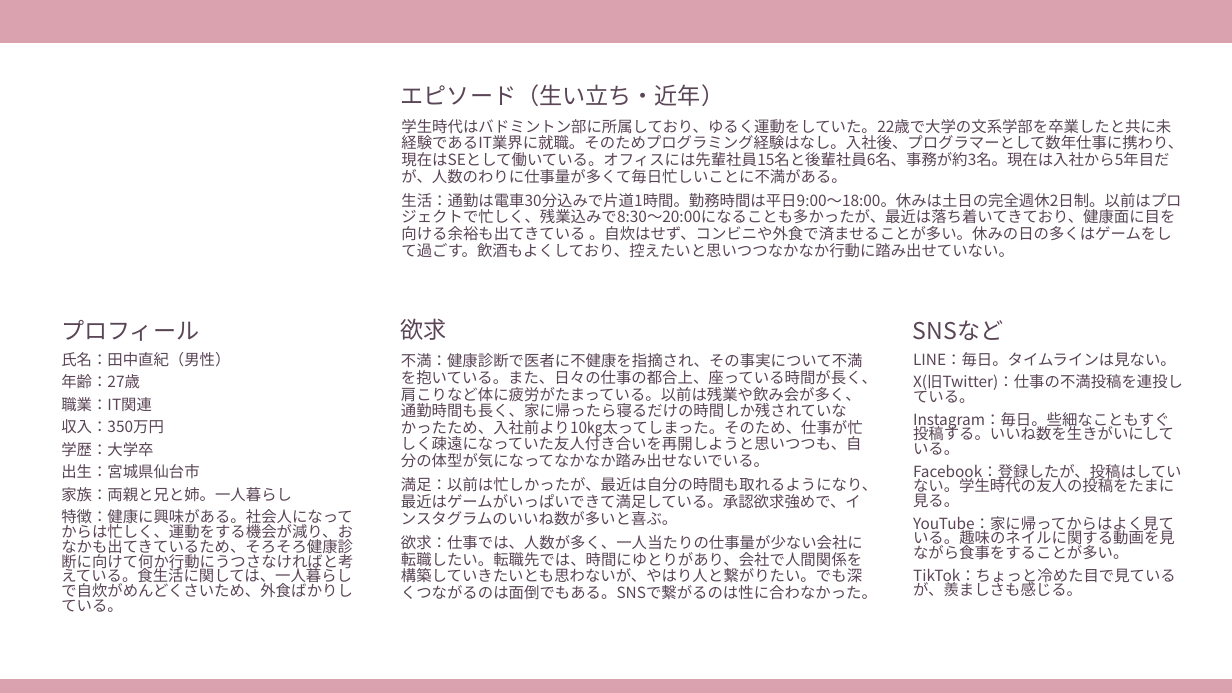
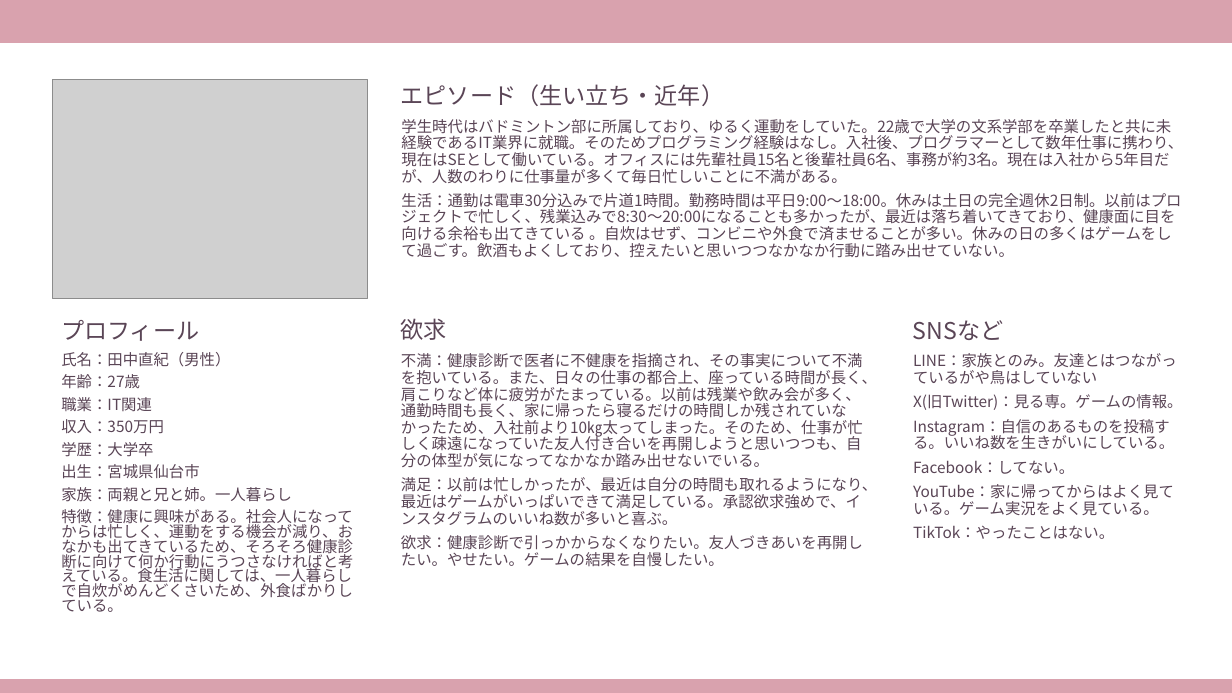
Before and after one commit to plusdojo2024/E2, a slide deck: slide 2 of doc/01_ペルソナ設定シート.pptx. Drawn at 1232x693 pixels with LibreOffice and Linux fonts; fonts in the diff are those of the drawing; grey boxes stand for pictures. Boxes give left, top, right and bottom in pixels: in the first picture for what was removed or moved away, otherwise in the second. Text is boxed around its words. In the diff, an @@ line names an element or a change of style, - is before the commit and + after.

Commit message:
ペルソナシートの更新

```diff
--- a/doc/01_ペルソナ設定シート.pptx
+++ b/doc/01_ペルソナ設定シート.pptx
@@ picture added at (52,79,368,298) @@
@@ text at (913,353,1183,539): text changed @@
-LINE：毎日。タイムラインは見ない。
-X(旧Twitter)：仕事の不満投稿を連投している。
-Instagram：毎日。些細なこともすぐ投稿する。いいね数を生きがいにしている。
-Facebook：登録したが、投稿はしていない。学生時代の友人の投稿をたまに見る。
-YouTube：家に帰ってからはよく見ている。趣味のネイルに関する動画を見ながら食事をすることが多い。
-TikTok：ちょっと冷めた目で見ているが、羨ましさも感じる。
+LINE：家族とのみ。友達とはつながっているがや鳥はしていない
+X(旧Twitter)：見る専。ゲームの情報。
+Instagram：自信のあるものを投稿する。いいね数を生きがいにしている。
+Facebook：してない。
+YouTube：家に帰ってからはよく見ている。ゲーム実況をよく見ている。
+TikTok：やったことはない。
@@ text at (401,535,863,567): text changed @@
-欲求：仕事では、人数が多く、一人当たりの仕事量が少ない会社に転職したい。転職先では、時間にゆとりがあり、会社で人間関係を構築していきたいとも思わないが、やはり人と繋がりたい。でも深くつながるのは面倒でもある。SNSで繋がるのは性に合わなかった。
+欲求：健康診断で引っかからなくなりたい。友人づきあいを再開したい。やせたい。ゲームの結果を自慢したい。
```
